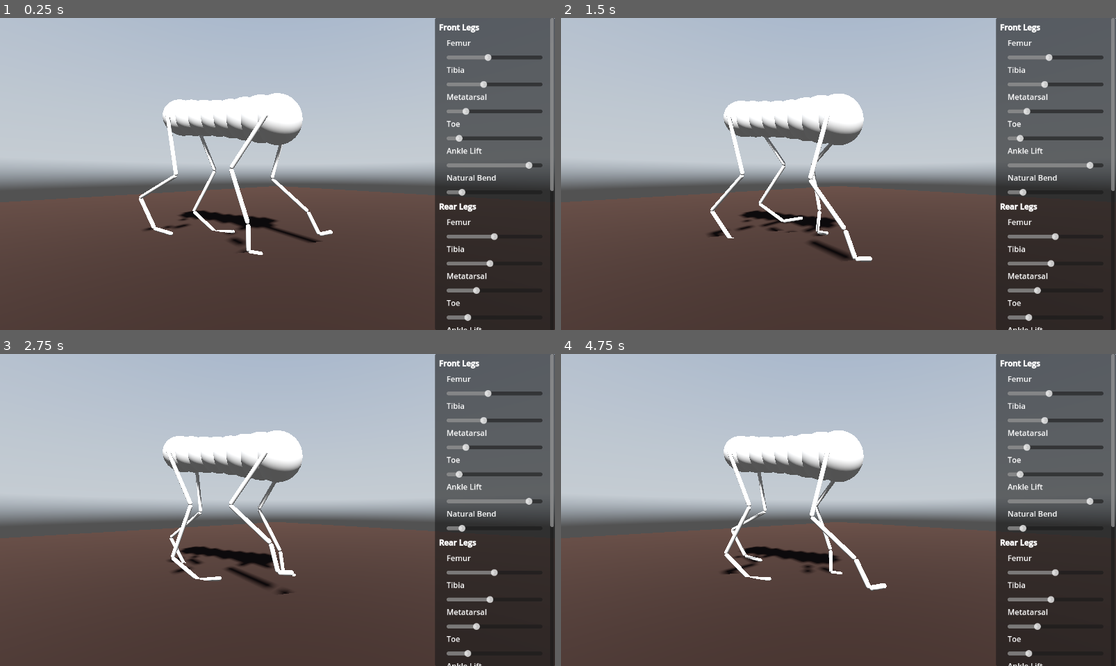
Above: before the commit, frames 1-4 (two rows, left to right).
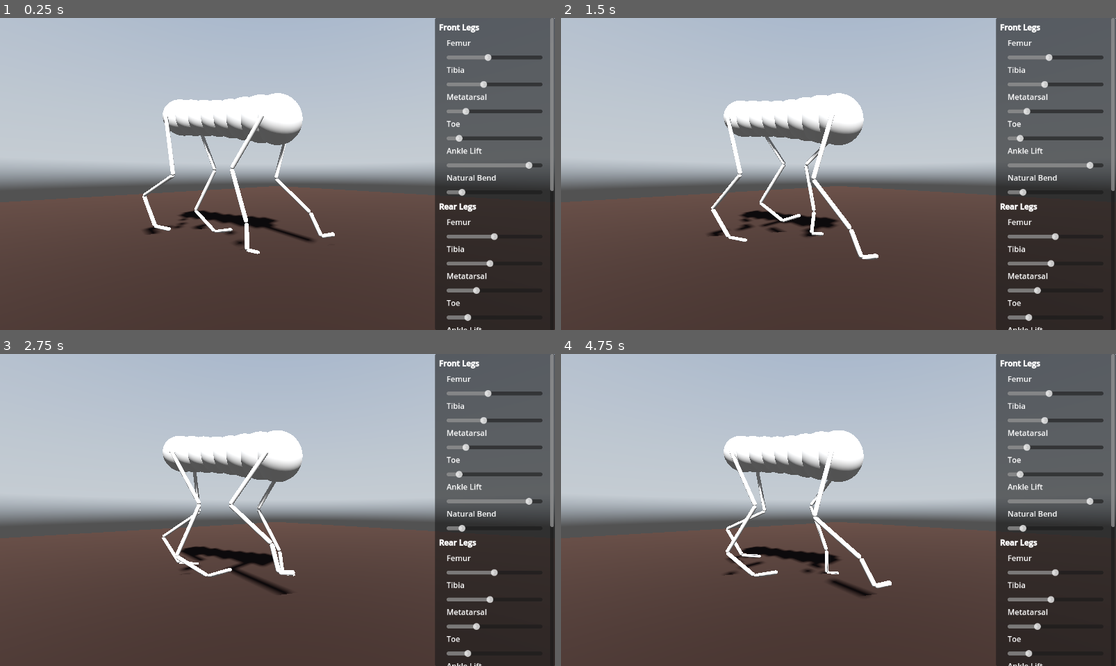
Above: after the commit, the same moments.

Repository: jehoz/legs-and-gaits
Game: Godot game, scene res://scenes/default.tscn
The game is run twice, just before and just after one commit, with the same random seed, the same clock (stepped at 60 frames per second) and the same inputs. A sky picture missing from this copy of the repository is replaced by a grey-blue gradient.
Inputs:
- Up to frame 1 (0.25 s): no input
- Up to frame 2 (1.5 s): no input
- Up to frame 3 (2.75 s): no input
- Up to frame 4 (4.75 s): no input

The runs differ from the first frame. In frame 1, 1.3% of the frame differs, in the area x 25-61%, y 24-76%; in frame 2, 1.8%; in frame 3, 1.3%; in frame 4, 2.1%, in the area x 29-60%, y 24-78%.

Commit message:
Add slight twist in walk cycle (plus some other tweaks)

Diff:
--- a/scripts/body_segment.gd
+++ b/scripts/body_segment.gd
@@ -47,27 +47,33 @@
 
 var prev_error = 0
 func _process(delta):
+	position.z = z_offset
 	if leg_l == null:
-		position.z = z_offset
 		return
 
+	# twist body segments with leg movement
+	var twist =  leg_l.oscillator.sine()
+	var look_target = global_position + (-get_parent_node_3d().global_basis.z)
+	look_at(look_target, global_basis.y)
+	rotate_y(-twist * 0.2)
+
 	if (leg_l.is_planted() or leg_r.is_planted()) and position.y < resting_height:
-		var force = (atan(10 + leg_l.osc_vertical_bias) + PI) / (2 * PI)
+		var force = atan(leg_l.osc_vertical_bias) + (PI / 2)
 		force *= max(-leg_l.oscillator.asymmetric(leg_l.osc_vertical_bias),
 					 -leg_r.oscillator.asymmetric(leg_r.osc_vertical_bias))
 
 		var error = resting_height - position.y
 
-		y_velocity += (500.0 * error) * delta * force
+		y_velocity += (500.0 * error - 100 * (error - prev_error)) * delta * force
 		y_velocity /= 2.0
 		prev_error = error
 
 	y_velocity -= GRAVITY * delta
 
-	position.z = z_offset
 	position.y += y_velocity * delta
 
 	# don't fall through the ground
-	if position.y < radius:
-		position.y = radius
+	var bottom = max(radius, leg_l.min_length())
+	if position.y < bottom:
+		position.y = bottom
 		y_velocity = 0
